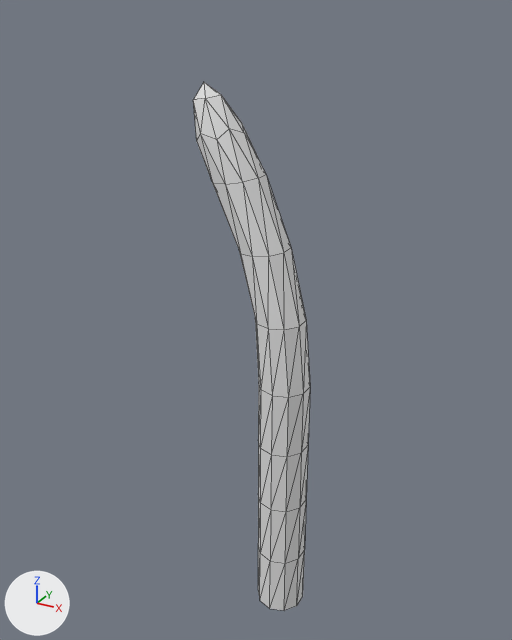
The glTF model public/simple_grass.glb as it was, and as the next commit left it.
The view is the same before and after, from a 50 mm camera at (1.66, -3.36, 3.69) aimed at (-0.24, 0.08, 1.97). Lighting does not change. The marker at lower left points along +X, +Y and +Z. The older version comes first. Mesh edges are drawn as thin lines. Vertices at exactly the same position are counted once.

Objects in the first picture: 'Grass'.
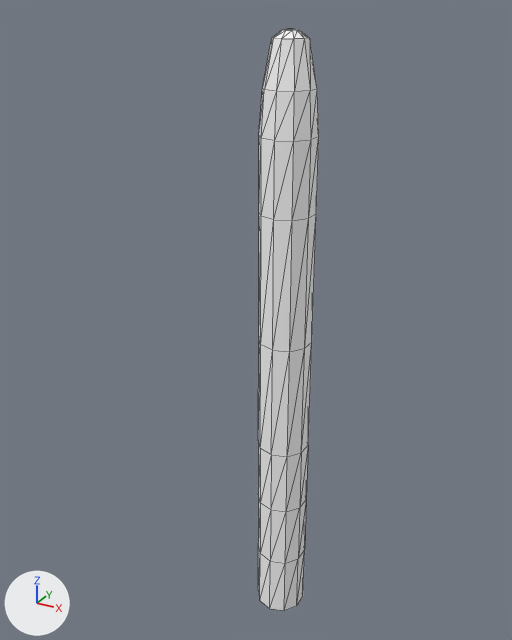
What differs and where, as boxes (x1, y1, x2, y2) in the pictures (512 x 640 px; the box of a moved part takes in the faces that stretch with it):
'Grass', reshaped (47% narrower, 10% taller)
    before: (193, 82, 310, 611)
    after: (258, 29, 319, 611)
part 1 of me_icosphere, moved or reshaped
    before: (193, 82, 310, 457)
    after: (258, 29, 319, 457)
part 2 of me_icosphere, recoloured
    before: (201, 131, 310, 611)
    after: (258, 39, 319, 611)

The change, as a diff of the scene's bpy script:
```diff
--- a/public/simple_grass.glb.py
+++ b/public/simple_grass.glb.py
@@ mat_mat_grass @@
+mat_mat_grass = principled_material('Mat_Grass')
+mat_mat_grass.base_color = (1.0, 1.0, 1.0)  # white #ffffff
+mat_mat_grass.roughness = 0.309
@@ me_icosphere @@
 # used by ob_grass; location = (0.0, 0.0, 0.0)
-me_icosphere.from_pydata(...)  # 96 vertices, 180 faces; spans x -0.56..0.15, y -0.16..0.18, z -0.01..3.34
+me_icosphere.from_pydata(...)  # 110 vertices, 208 faces; spans x -0.15..0.15, y -0.16..0.16, z -0.01..3.6
+# me_icosphere part 1
+# 11 vertices are removed from x -0.56..-0.28, y -0.12..0.15, z 3.03..3.34
+# 35 faces are deleted
+# 10 vertices in x -0.15..0.15, y -0.16..0.16, z 1.63 move by (0.0, 0.0, 0.3)
+# 5 vertices in x -0.04..0.11, y -0.12..0.17, z 2.05 move by (0.04, -0.01, 0.63)
+# 5 vertices in x -0.18..-0.03, y -0.15..0.14, z 2.05 move by (0.03, -0.01, 0.63)
+# 25 vertices move from x -0.56..0.0, y -0.13..0.18, z 2.44..3.12 to x -0.15..0.15, y -0.16..0.16, z 3.09..3.56
+# 25 vertices are added at x -0.09..0.09, y -0.08..0.09, z 3.56..3.6
+# 63 new faces join them
+# me_icosphere part 2: 145 faces spanning x -0.15..0.15, y -0.16..0.16, z -0.01..3.56 switch from no material to mat_mat_grass (white #ffffff)
```
